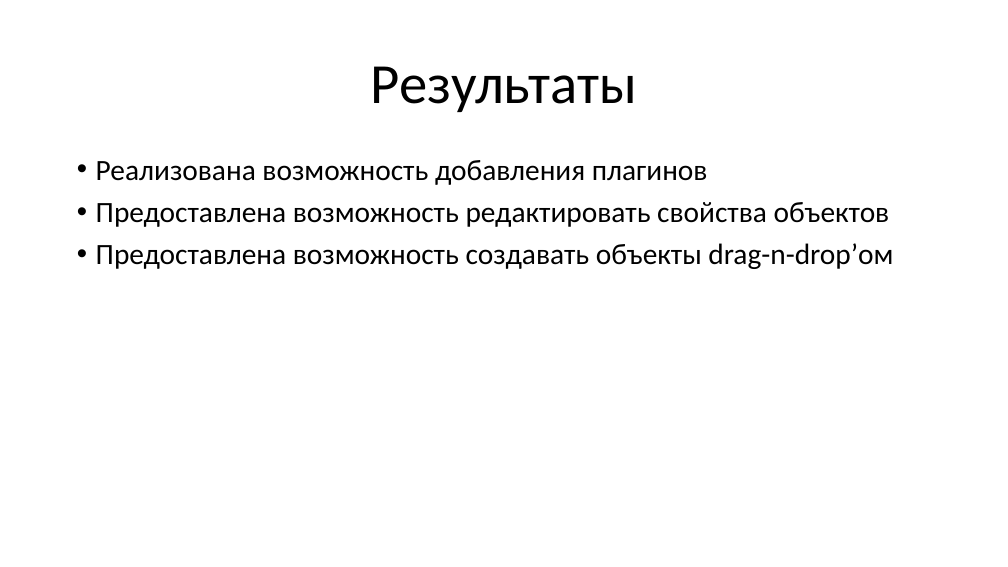
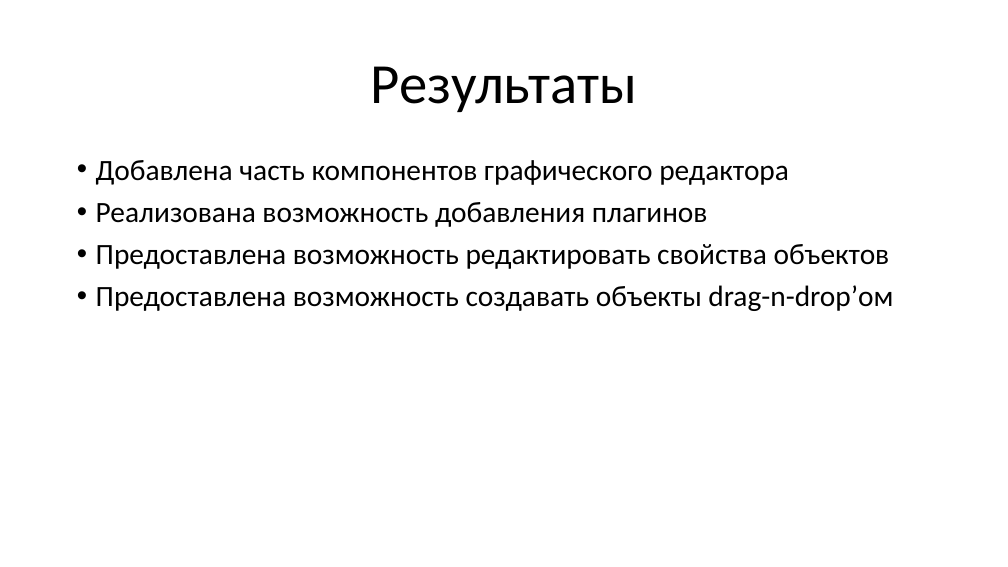
Before and after one commit to RexTremendaeMajestatis/Presentations, a slide deck: slide 11 of REAL.NET.pptx. Drawn at 1008x567 pixels with LibreOffice and Linux fonts; fonts in the diff are those of the drawing. Boxes give left, top, right and bottom in pixels: in the first picture for what was removed or moved away, otherwise in the second. Text is boxed around its words. In the diff, an @@ line names an element or a change of style, - is before the commit and + after.

```diff
--- a/REAL.NET.pptx
+++ b/REAL.NET.pptx
@@ text at (x1=96, y1=160, x2=789, y2=185): paragraph added @@
+• Добавлена часть компонентов графического редактора
```
Also in this commit, not shown: 1 other slide changed.
